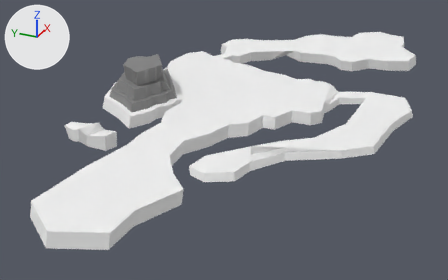
Two versions of the Blender file level_select/world_map.blend, one commit apart.
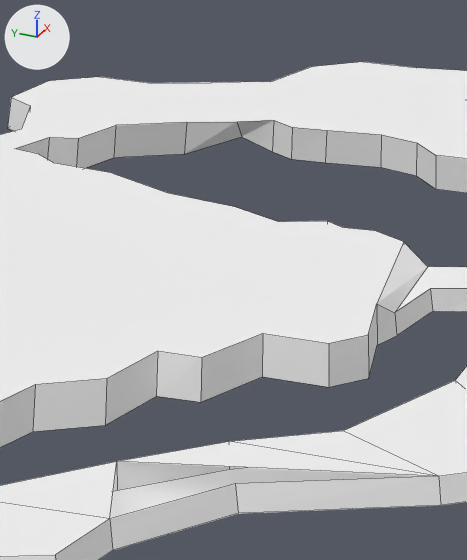
Each version is shown whole from a 50 mm lens placed at (-271.0, -115.0, 101.0), pointed at (-29.0, -6.0, -20.0), then close up on the part from 49% to 78% of the width and 6% to 62% of the height. The axes (+X, +Y, +Z) are drawn at upper left. The lights are the same throughout. The first two pictures are the older version. The close-ups show mesh edges as thin lines.
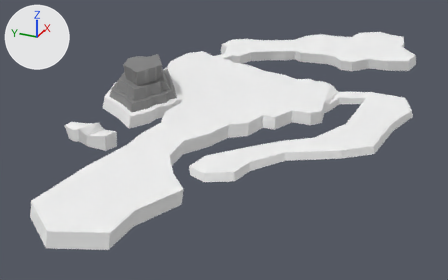
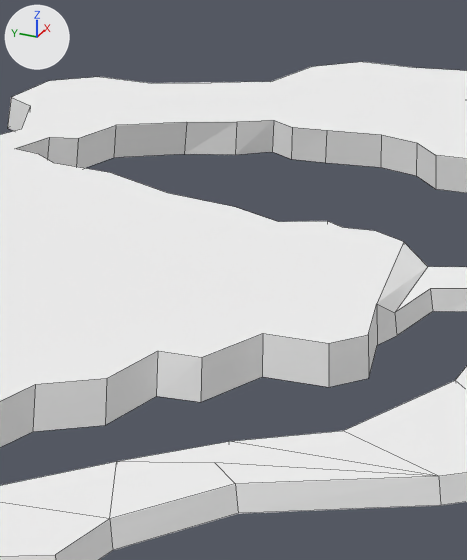
The edits, one by one:
me_plane is used by ob_plane; location (0.0, 0.0, 0.0).
Verts and faces of me_plane; kept vertices keep their numbers, new ones are numbered from 212.
Before the commit, vertices of me_plane: 81 (-54.0, -67.0, -2.0) at pixel (438, 476), 82 (-65.0, -47.0, -2.0) at pixel (235, 483), 83 (-78.0, -38.0, -2.0) at pixel (109, 518), 86 (-65.0, -34.0, -2.0) at pixel (116, 461), 87 (-55.0, -43.0, -2.0) at pixel (228, 441).
Before the commit, vertices of me_plane: 168 (67.0, -3.0, -6.0) at pixel (241, 136).
me_plane had 212 vertices, 117 faces and spanned x -151.0..124.0, y -86.0..54.0, z -6.0..0.0.
me_plane now has 213 vertices, 119 faces and spans x -151.0..124.0, y -86.0..54.0, z -6.0..0.0.
Part 1, on me_plane:
Faces deleted: (81, 87, 86).
New vertex 212 is at (-61.0, -44.0, -2.0), pixel (214, 462).
New faces: (81, 87, 86, 212), (82, 212, 86, 83), (81, 212, 82).
Part 2, on me_plane:
Vertex 168 moves to (57.0, -5.0, -6.0), pixel (235, 154).

Where the change shows, as pixel boxes [x1, y1, x2, y2] in the close-ups (467 x 560 px; the box of a moved part takes in the faces that stretch with it):
part 1 of me_plane, built on: before [119, 442, 434, 476]; after [110, 442, 435, 519]
part 2 of me_plane, moved or reshaped: before [110, 120, 435, 519]; after [185, 120, 274, 155]
